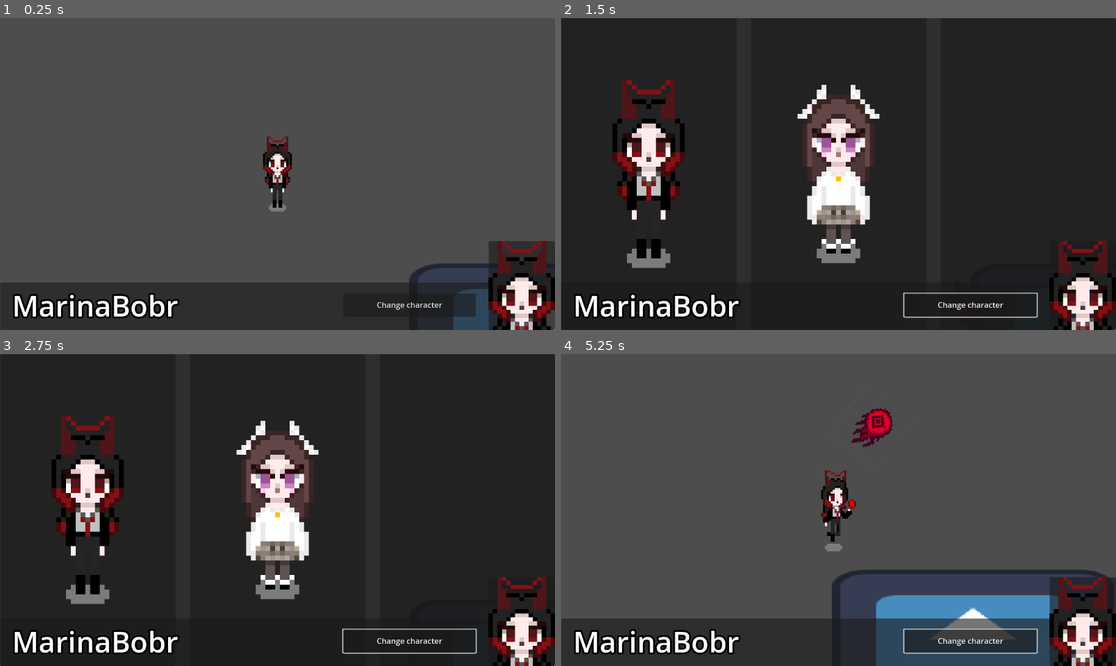
Above: before the commit, frames 1-4 (two rows, left to right).
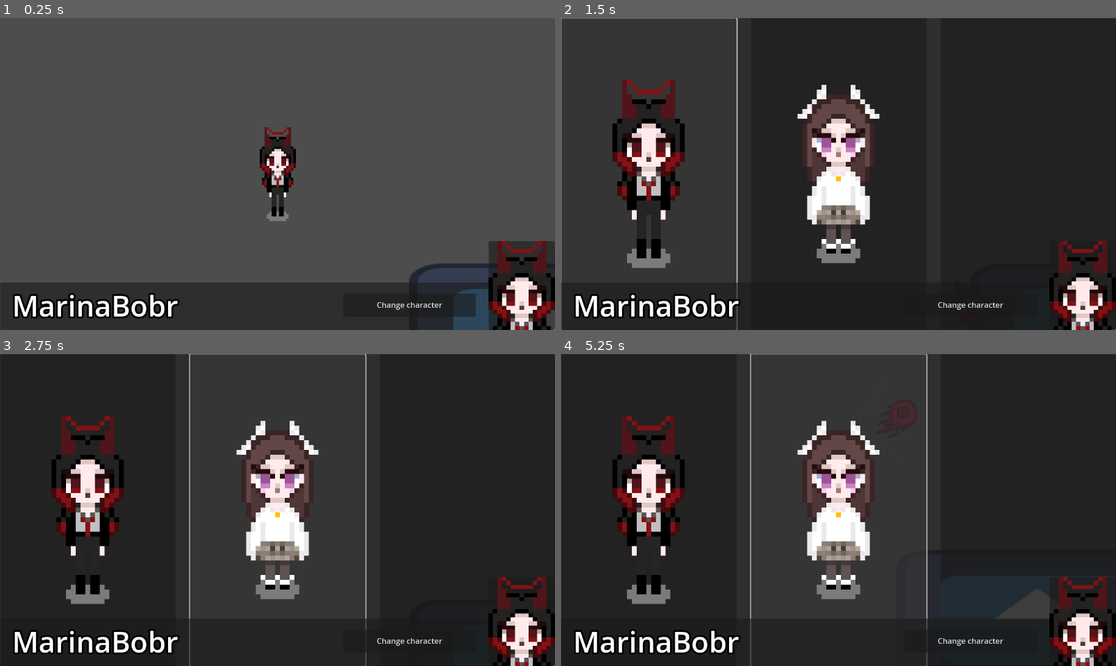
Above: after the commit, the same moments.

Repository: MALISMF/MyGodotGame
Game: Godot game, scene res://MainScene.tscn
Two runs of this game, one before a commit and one after it. Both use one fixed random seed, a clock stepped at 60 frames per second and the inputs below. Before the commit the project starts from res://node_2d.tscn. The engine's default icon, where the game draws it, is replaced by a stand-in: a white triangle on a blue panel in a dark square.
Inputs (mouse positions are in pixels of both pictures, inside the frame that each line leads up to):
- Up to frame 1 (0.25 s): no input
- Up to frame 2 (1.5 s): click "Change character" at 0.5 s; click (649, 174) at 1.27 s
- Up to frame 3 (2.75 s): click (277, 510) at 2.02 s
- Up to frame 4 (5.25 s): tap Enter at 2.75 s; move the mouse to (960, 494) at 2.77 s; hold Right (ui_right) 2.78-3.53 s; tap Shift (fly) at 2.85, 3.8, 4.35 s; click (960, 494) at 3.05 s; move the mouse to (727, 525) at 3.52 s; hold Down (ui_down) 3.53-4.28 s; click (727, 525) at 3.6 s; move the mouse to (894, 441) at 4.27 s; hold Right (ui_right) 4.28-5.03 s; click (894, 441) at 4.55 s; move the mouse to (810, 572) at 5.02 s; hold Up (ui_up) from 5.03 s (still down); click (810, 572) at 5.1 s

The runs differ from the first frame. In frame 1, 1.0% of the frame differs, in the area x 46-54%, y 34-66%; in frame 2, 0.9%; in frame 3, 1.0%; in frame 4, 67%, in the area x 0-100%, y 0-100%.

Commit message:
Character selection added

Diff:
--- /dev/null
+++ b/CreateBody.gd
@@ -0,0 +1,11 @@
+extends Node2D
+
+func _ready():
+	var scene = load("res://marina_scene.tscn")
+
+	var instance = scene.instantiate()
+	var instance_children = instance.get_children()
+
+	for child in instance_children:
+		var duplicated_child = child.duplicate()
+		get_tree().current_scene.get_node("MainCharacter").add_child(duplicated_child)
--- /dev/null
+++ b/MainScene.tscn
@@ -0,0 +1,28 @@
+[gd_scene load_steps=4 format=3 uid="uid://d1s00ove4wqxv"]
+
+[ext_resource type="PackedScene" uid="uid://cd6dwrtciqt1t" path="res://Interface.tscn" id="1_x4av3"]
+[ext_resource type="Script" uid="uid://dpktht0bnbuc5" path="res://CreateBody.gd" id="2_rpqi1"]
+[ext_resource type="Texture2D" uid="uid://bc2ci82jftwji" path="res://icon.svg" id="3_rpqi1"]
+
+[node name="MainSceneNode" type="Node2D"]
+script = ExtResource("2_rpqi1")
+
+[node name="MainInterface" type="Control" parent="."]
+layout_mode = 3
+anchors_preset = 0
+offset_left = 60.0
+offset_right = 100.0
+offset_bottom = 40.0
+
+[node name="Control" parent="MainInterface" instance=ExtResource("1_x4av3")]
+
+[node name="FloorNode" type="Node2D" parent="."]
+
+[node name="Sprite2D" type="Sprite2D" parent="FloorNode"]
+z_index = -1
+position = Vector2(566, 327)
+scale = Vector2(4.58203, 2.19922)
+texture = ExtResource("3_rpqi1")
+
+[node name="MainCharacter" type="CharacterBody2D" parent="."]
+scale = Vector2(5, 5)
--- /dev/null
+++ b/MarinaButton.gd
@@ -0,0 +1,23 @@
+extends Button
+
+func _pressed():
+	var scene = load("res://marina_scene.tscn")
+	var main_character = get_tree().current_scene.get_node("MainCharacter")
+
+	# Мгновенно удаляем всех детей
+	for child in main_character.get_children():
+		main_character.remove_child(child)
+		child.queue_free()
+
+	# Добавляем новых детей отложенно
+	call_deferred("add_new_children", scene, main_character)
+
+func add_new_children(scene, main_character):
+	var instance = scene.instantiate()
+
+	for child in instance.get_children():
+		var duplicated_child = child.duplicate(7)
+		main_character.add_child(duplicated_child)
+
+	# Удаляем временный экземпляр
+	instance.queue_free()
--- a/PanelScene.tscn
+++ b/PanelScene.tscn
@@ -1,7 +1,9 @@
-[gd_scene load_steps=3 format=3 uid="uid://c88rym23kbqss"]
+[gd_scene load_steps=5 format=3 uid="uid://c88rym23kbqss"]
 
 [ext_resource type="Texture2D" uid="uid://bkbjm7cy7avxt" path="res://marina-standing.png" id="1_i588f"]
+[ext_resource type="Script" uid="uid://db2a8g1gybtm6" path="res://MarinaButton.gd" id="1_oojim"]
 [ext_resource type="Texture2D" uid="uid://c88ec8trmtyb3" path="res://Pixilart selection (6).png" id="2_7wlil"]
+[ext_resource type="Script" uid="uid://duj5perwm7ptc" path="res://RinaButton.gd" id="3_af6my"]
 
 [node name="Control" type="CanvasLayer"]
 
@@ -24,10 +26,11 @@
 theme_override_constants/h_separation = 30
 columns = 3
 
-[node name="MarinaButton" type="Panel" parent="Panel/GridContainer"]
+[node name="MarinaButton" type="Button" parent="Panel/GridContainer"]
 layout_mode = 2
 size_flags_horizontal = 3
 size_flags_vertical = 3
+script = ExtResource("1_oojim")
 
 [node name="TextureRect" type="TextureRect" parent="Panel/GridContainer/MarinaButton"]
 layout_mode = 1
@@ -43,10 +46,11 @@
 expand_mode = 5
 stretch_mode = 3
 
-[node name="RinaButton" type="Panel" parent="Panel/GridContainer"]
+[node name="RinaButton" type="Button" parent="Panel/GridContainer"]
 layout_mode = 2
 size_flags_horizontal = 3
 size_flags_vertical = 3
+script = ExtResource("3_af6my")
 
 [node name="TextureRect" type="TextureRect" parent="Panel/GridContainer/RinaButton"]
 layout_mode = 1
--- /dev/null
+++ b/RinaButton.gd
@@ -0,0 +1,23 @@
+extends Button
+
+func _pressed():
+	var scene = load("res://rina_scene.tscn")
+	var main_character = get_tree().current_scene.get_node("MainCharacter")
+
+	# Мгновенно удаляем всех детей
+	for child in main_character.get_children():
+		main_character.remove_child(child)
+		child.queue_free()
+
+	# Добавляем новых детей отложенно
+	call_deferred("add_new_children", scene, main_character)
+
+func add_new_children(scene, main_character):
+	var instance = scene.instantiate()
+
+	for child in instance.get_children():
+		var duplicated_child = child.duplicate(7)
+		main_character.add_child(duplicated_child)
+
+	# Удаляем временный экземпляр
+	instance.queue_free()
--- /dev/null
+++ b/marina_scene.tscn
@@ -0,0 +1,163 @@
+[gd_scene load_steps=21 format=3 uid="uid://2qftorvj0nhe"]
+
+[ext_resource type="Texture2D" uid="uid://b3o2tkxp4ncmj" path="res://marina-backstanding.png" id="2_muvy7"]
+[ext_resource type="Texture2D" uid="uid://dh683so3nhqc4" path="res://marina-backwalking1.png" id="3_rymw6"]
+[ext_resource type="Texture2D" uid="uid://c88ygpmxffls5" path="res://marina-backwalking2.png" id="4_26p5y"]
+[ext_resource type="Texture2D" uid="uid://ny6hvi87jg6y" path="res://flying.png" id="5_aa5it"]
+[ext_resource type="Texture2D" uid="uid://ce48sfspbslxt" path="res://pixil-frame-0 (16).png" id="6_5370q"]
+[ext_resource type="Texture2D" uid="uid://bkco8segxoqd1" path="res://pixil-frame-0 (14).png" id="7_i78d6"]
+[ext_resource type="Texture2D" uid="uid://bi80ynjg7cwy3" path="res://pixil-frame-0 (15).png" id="8_ipe21"]
+[ext_resource type="Texture2D" uid="uid://dvmth4i5xprl5" path="res://marina-side.png" id="9_xkkfg"]
+[ext_resource type="Texture2D" uid="uid://bs2m6w506v2gh" path="res://marina-side-walking1.png" id="10_uunb3"]
+[ext_resource type="Texture2D" uid="uid://3ov03xvx2ebp" path="res://marina-side-walking2.png" id="11_4g8d2"]
+[ext_resource type="Texture2D" uid="uid://dwv4fkn8m4nf8" path="res://Pixilart selection.png" id="12_blrm5"]
+[ext_resource type="Texture2D" uid="uid://bgj5g0goleydt" path="res://Pixilart selection (3).png" id="13_uafi6"]
+[ext_resource type="Texture2D" uid="uid://bf5yx1lafuie7" path="res://Pixilart selection (2).png" id="14_syga7"]
+[ext_resource type="Texture2D" uid="uid://bkbjm7cy7avxt" path="res://marina-standing.png" id="15_tmffo"]
+[ext_resource type="Texture2D" uid="uid://bcowyqpmns6gk" path="res://marina-walking-1.png" id="16_tsh33"]
+[ext_resource type="Texture2D" uid="uid://d0ao1he8hapa2" path="res://marina-walking-2.png" id="17_1wy18"]
+[ext_resource type="Script" uid="uid://cu63slttfqseh" path="res://marina_movement.gd" id="18_axcan"]
+[ext_resource type="Script" uid="uid://dtrx3wub8ncu8" path="res://player_shooting.gd" id="19_eih3r"]
+
+[sub_resource type="RectangleShape2D" id="RectangleShape2D_0e48y"]
+size = Vector2(3.25, 9.875)
+
+[sub_resource type="SpriteFrames" id="SpriteFrames_d21ai"]
+animations = [{
+"frames": [{
+"duration": 1.0,
+"texture": ExtResource("2_muvy7")
+}],
+"loop": true,
+"name": &"back-standing",
+"speed": 5.0
+}, {
+"frames": [{
+"duration": 1.0,
+"texture": ExtResource("3_rymw6")
+}, {
+"duration": 1.0,
+"texture": ExtResource("4_26p5y")
+}],
+"loop": true,
+"name": &"back-walking",
+"speed": 5.0
+}, {
+"frames": [{
+"duration": 1.0,
+"texture": ExtResource("5_aa5it")
+}],
+"loop": true,
+"name": &"flying",
+"speed": 5.0
+}, {
+"frames": [{
+"duration": 1.0,
+"texture": ExtResource("6_5370q")
+}],
+"loop": true,
+"name": &"side-back-standing",
+"speed": 5.0
+}, {
+"frames": [{
+"duration": 1.0,
+"texture": ExtResource("7_i78d6")
+}, {
+"duration": 1.0,
+"texture": ExtResource("8_ipe21")
+}],
+"loop": true,
+"name": &"side-back-walking",
+"speed": 5.0
+}, {
+"frames": [{
+"duration": 1.0,
+"texture": ExtResource("9_xkkfg")
+}],
+"loop": true,
+"name": &"side-front-standing",
+"speed": 5.0
+}, {
+"frames": [{
+"duration": 1.0,
+"texture": ExtResource("10_uunb3")
+}, {
+"duration": 1.0,
+"texture": ExtResource("11_4g8d2")
+}],
+"loop": true,
+"name": &"side-front-walking",
+"speed": 5.0
+}, {
+"frames": [{
+"duration": 1.0,
+"texture": ExtResource("12_blrm5")
+}],
+"loop": true,
+"name": &"side-standing",
+"speed": 5.0
+}, {
+"frames": [{
+"duration": 1.0,
+"texture": ExtResource("13_uafi6")
+}, {
+"duration": 1.0,
+"texture": ExtResource("14_syga7")
+}],
+"loop": true,
+"name": &"side-walking",
+"speed": 5.0
+}, {
+"frames": [{
+"duration": 1.0,
+"texture": ExtResource("15_tmffo")
+}],
+"loop": true,
+"name": &"standing",
+"speed": 5.0
+}, {
+"frames": [{
+"duration": 1.0,
+"texture": ExtResource("16_tsh33")
+}, {
+"duration": 1.0,
+"texture": ExtResource("17_1wy18")
+}],
+"loop": true,
+"name": &"walking",
+"speed": 5.0
+}]
+
+[node name="MarinaNode" type="CharacterBody2D"]
+position = Vector2(-1, 0)
+scale = Vector2(5, 5)
+
+[node name="CollisionShape2D" type="CollisionShape2D" parent="."]
+scale = Vector2(5, 5)
+shape = SubResource("RectangleShape2D_0e48y")
+
+[node name="AnimatedSprite2D" type="AnimatedSprite2D" parent="."]
+scale = Vector2(0.5, 0.5)
+sprite_frames = SubResource("SpriteFrames_d21ai")
+animation = &"side-walking"
+frame_progress = 0.219719
+
+[node name="PlayerMovement" type="Node" parent="."]
+script = ExtResource("18_axcan")
+
+[node name="PlayerShooting" type="Node" parent="."]
+script = ExtResource("19_eih3r")
+
+[node name="ShootRight" type="Marker2D" parent="."]
+position = Vector2(15, 0)
+
+[node name="ShootDown" type="Marker2D" parent="."]
+position = Vector2(0, 10)
+
+[node name="ShootUp" type="Marker2D" parent="."]
+position = Vector2(0, -15)
+
+[node name="ShootLeft" type="Marker2D" parent="."]
+position = Vector2(-15, 0)
+
+[node name="Camera2D" type="Camera2D" parent="."]
--- a/project.godot
+++ b/project.godot
@@ -11,7 +11,7 @@
 [application]
 
 config/name="marinabobr"
-run/main_scene="res://node_2d.tscn"
+run/main_scene="uid://d1s00ove4wqxv"
 config/features=PackedStringArray("4.4", "Forward Plus")
 config/icon="res://icon.svg"
 
--- a/rina_scene.tscn
+++ b/rina_scene.tscn
@@ -1,13 +1,11 @@
-[gd_scene load_steps=13 format=3 uid="uid://diknef4m6emjo"]
+[gd_scene load_steps=11 format=3 uid="uid://diknef4m6emjo"]
 
-[ext_resource type="Texture2D" uid="uid://bc2ci82jftwji" path="res://icon.svg" id="1_b3u57"]
 [ext_resource type="Texture2D" uid="uid://dyjv0wpckbsr8" path="res://Pixilart selection (8).png" id="2_kej84"]
 [ext_resource type="Script" uid="uid://dyi7lkpyxlxcb" path="res://rina_movement.gd" id="2_lwx7b"]
 [ext_resource type="Texture2D" uid="uid://dnc34jqvd1kfp" path="res://Pixilart selection (12).png" id="3_2ff6h"]
 [ext_resource type="Texture2D" uid="uid://bp42u605exi35" path="res://Pixilart selection (10).png" id="3_ey3bs"]
 [ext_resource type="Texture2D" uid="uid://c88ec8trmtyb3" path="res://Pixilart selection (6).png" id="3_kej84"]
 [ext_resource type="Texture2D" uid="uid://wbt2nuylx41j" path="res://Pixilart selection (7).png" id="3_xw5rx"]
-[ext_resource type="PackedScene" uid="uid://cd6dwrtciqt1t" path="res://Interface.tscn" id="5_ey3bs"]
 [ext_resource type="Script" uid="uid://5ayku3sfchur" path="res://player_shielding.gd" id="6_kej84"]
 [ext_resource type="Texture2D" uid="uid://b0fjbeenqjobx" path="res://Pixilart selection (9).png" id="7_xw5rx"]
 
@@ -97,49 +95,31 @@
 "speed": 5.0
 }]
 
-[node name="Node2D" type="Node2D"]
+[node name="RinaNode" type="CharacterBody2D"]
+position = Vector2(1, 1)
+scale = Vector2(5, 5)
 
-[node name="Node2D" type="Node2D" parent="."]
-
-[node name="Sprite2D" type="Sprite2D" parent="Node2D"]
-z_index = -1
-position = Vector2(566, 327)
-scale = Vector2(4.58203, 2.19922)
-texture = ExtResource("1_b3u57")
-
-[node name="RinaBody" type="CharacterBody2D" parent="."]
-scale = Vector2(4, 4)
-
-[node name="CollisionShape2D" type="CollisionShape2D" parent="RinaBody"]
+[node name="CollisionShape2D" type="CollisionShape2D" parent="."]
 scale = Vector2(5, 5)
 shape = SubResource("RectangleShape2D_nk1mk")
 
-[node name="AnimatedSprite2D" type="AnimatedSprite2D" parent="RinaBody"]
+[node name="AnimatedSprite2D" type="AnimatedSprite2D" parent="."]
 position = Vector2(-0.25, 0)
 scale = Vector2(0.5, 0.5)
 sprite_frames = SubResource("SpriteFrames_6up2x")
 animation = &"side-back-walking"
 
-[node name="Camera2D" type="Camera2D" parent="RinaBody"]
-
-[node name="PlayerMovement" type="Node" parent="RinaBody"]
+[node name="PlayerMovement" type="Node" parent="."]
 script = ExtResource("2_lwx7b")
 
-[node name="PlayerShielding" type="Node" parent="RinaBody"]
+[node name="PlayerShielding" type="Node" parent="."]
 script = ExtResource("6_kej84")
 
-[node name="Shield" type="Sprite2D" parent="RinaBody"]
+[node name="Shield" type="Sprite2D" parent="."]
 visible = false
 modulate = Color(1, 1, 1, 0.439216)
 position = Vector2(-1, -2.5)
 scale = Vector2(3.37891, 3.48333)
 texture = ExtResource("7_xw5rx")
 
-[node name="MainInterface" type="Control" parent="."]
-layout_mode = 3
-anchors_preset = 0
-offset_left = 60.0
-offset_right = 100.0
-offset_bottom = 40.0
-
-[node name="Control" parent="MainInterface" instance=ExtResource("5_ey3bs")]
+[node name="Camera2D" type="Camera2D" parent="."]
Not shown, added: CreateBody.gd.uid
Not shown, added: MarinaButton.gd.uid
Not shown, added: RinaButton.gd.uid
Not shown, changed: .gitattributes
